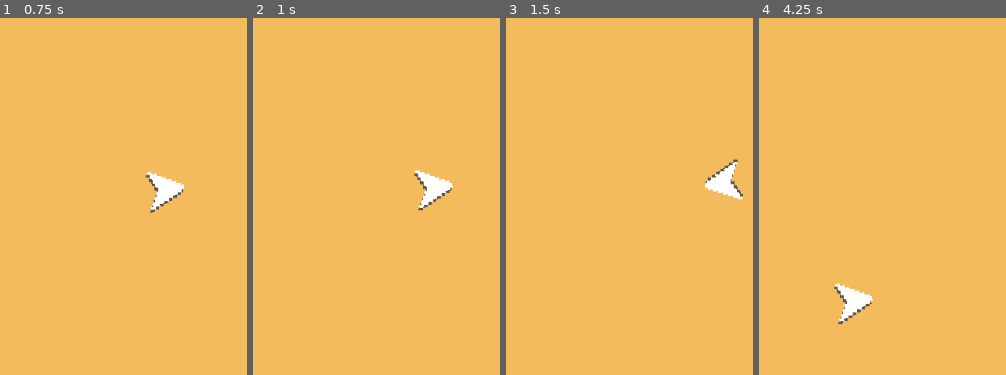
Above: before the commit, frames 1-4 (left to right).
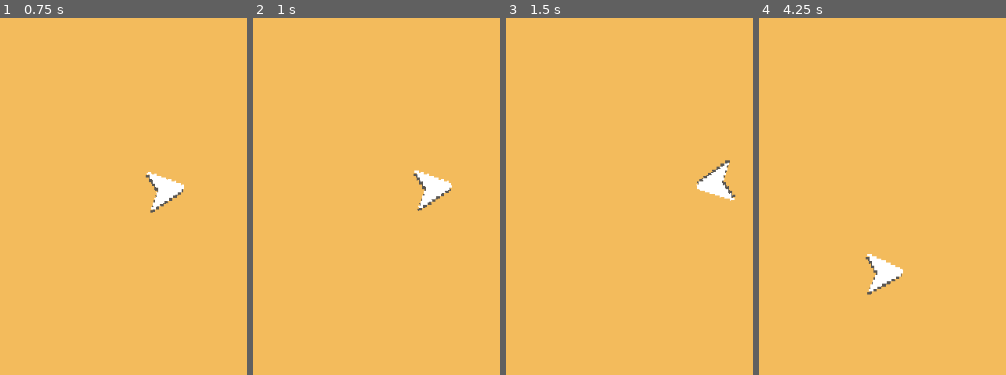
Above: after the commit, the same moments.

Repository: Daniel-Repository/Blast-Advance
Game: Godot game, scene res://Scenes/Main.tscn
Two runs of this game, one before a commit and one after it. Both use one fixed random seed, a clock stepped at 60 frames per second and the inputs below.
Inputs (mouse positions are in pixels of both pictures, inside the frame that each line leads up to):
- Up to frame 1 (0.75 s): tap Enter at 0.5 s; move the mouse to (outside the picture) at 0.52 s; hold Up (ui_up) from 0.53 s (still down)
- Up to frame 2 (1 s): keep holding Up (ui_up); tap Space (ui_select) at 0.77 s
- Up to frame 3 (1.5 s): move the mouse to (530, 214) at 1.27 s; release Up (ui_up) at 1.28 s; hold Down (ui_down) from 1.28 s (still down)
- Up to frame 4 (4.25 s): tap Space (ui_select) at 1.52, 2, 3.02, 3.77 s; move the mouse to (outside the picture) at 2.02 s; release Down (ui_down) at 2.03 s; hold Up (ui_up) 2.03-3.53 s; move the mouse to (902, 282) at 2.77 s; move the mouse to (outside the picture) at 3.52 s; hold Down (ui_down) from 3.53 s (still down)

Frame 1 is identical in both runs. In frame 2, 0.2% of the frame differs, in the area x 64-81%, y 42-55%; in frame 3, 0.9%; in frame 4, 1.8%, in the area x 30-59%, y 66-86%.

Commit message:
Play area walls to keep player in

Diff:
--- a/New Game Project/Scenes/Main.tscn
+++ b/New Game Project/Scenes/Main.tscn
@@ -11,15 +11,20 @@
 [sub_resource type="GradientTexture" id=2]
 gradient = SubResource( 1 )
 
+[sub_resource type="RectangleShape2D" id=3]
+extents = Vector2( 5, 600 )
+
 [node name="Main" type="Node2D"]
 
-[node name="Sprite" type="Sprite" parent="."]
+[node name="BackgroundColour" type="Sprite" parent="."]
 position = Vector2( 597, 348 )
 scale = Vector2( 1.34717, 1089.25 )
 texture = SubResource( 2 )
 
 [node name="Player" type="RigidBody2D" parent="."]
 position = Vector2( 488, 299 )
+collision_mask = 3
+linear_damp = 0.595
 script = ExtResource( 3 )
 
 [node name="CollisionPolygon2D" type="CollisionPolygon2D" parent="Player"]
@@ -37,13 +42,46 @@
 scale = Vector2( 3, 3 )
 texture = ExtResource( 1 )
 
-[node name="CanvasLayer" type="CanvasLayer" parent="."]
-layer = -1
-visible = false
+[node name="Walls" type="Node2D" parent="."]
 
-[node name="BackgroundColour" type="ColorRect" parent="CanvasLayer"]
-show_behind_parent = true
-anchor_right = 1.0
-anchor_bottom = 1.0
-mouse_filter = 2
-color = Color( 0.960784, 0.741176, 0.364706, 1 )
+[node name="Wall1" type="StaticBody2D" parent="Walls"]
+position = Vector2( -10, 292 )
+collision_layer = 2
+__meta__ = {
+"_edit_group_": true
+}
+
+[node name="CollisionShape2D" type="CollisionShape2D" parent="Walls/Wall1"]
+shape = SubResource( 3 )
+
+[node name="Wall2" type="StaticBody2D" parent="Walls"]
+position = Vector2( 507, -12 )
+rotation = 1.5708
+collision_layer = 2
+__meta__ = {
+"_edit_group_": true
+}
+
+[node name="CollisionShape2D" type="CollisionShape2D" parent="Walls/Wall2"]
+shape = SubResource( 3 )
+
+[node name="Wall3" type="StaticBody2D" parent="Walls"]
+position = Vector2( 1038, 304 )
+collision_layer = 2
+__meta__ = {
+"_edit_group_": true
+}
+
+[node name="CollisionShape2D" type="CollisionShape2D" parent="Walls/Wall3"]
+shape = SubResource( 3 )
+
+[node name="Wall4" type="StaticBody2D" parent="Walls"]
+position = Vector2( 504, 613 )
+rotation = 1.5708
+collision_layer = 2
+__meta__ = {
+"_edit_group_": true
+}
+
+[node name="CollisionShape2D" type="CollisionShape2D" parent="Walls/Wall4"]
+shape = SubResource( 3 )
--- a/New Game Project/Scenes/Player.gd
+++ b/New Game Project/Scenes/Player.gd
@@ -8,20 +8,13 @@
 func _ready() -> void:
 	pass # Replace with function body.
 
-func _physics_process(delta: float) -> void:
+func _physics_process(_delta: float) -> void:
 	look_at(get_global_mouse_position())
 	get_input()
 
 func get_input():
 	if Input.is_action_just_pressed("ui_select"):
 		apply_central_impulse(position.direction_to(get_global_mouse_position()) * shoot_power)
-	#if Input.is_action_pressed("ui_up"):
-	#	velocity += transform.x * move_speed
-	#if Input.is_action_pressed("ui_down"):
-	#	velocity -= transform.x * move_speed
-
-
-	#velocity = velocity.normalized() * move_speed
 
 # Called every frame. 'delta' is the elapsed time since the previous frame.
 #func _process(delta: float) -> void:
--- a/New Game Project/project.godot
+++ b/New Game Project/project.godot
@@ -12,6 +12,8 @@
 
 config/name="ShootMovesYou"
 run/main_scene="res://Scenes/Main.tscn"
+boot_splash/show_image=false
+boot_splash/bg_color=Color( 0.141176, 0.141176, 0.141176, 1 )
 config/icon="res://icon.png"
 
 [display]
Not shown: 1 places in New Game Project/Scenes/Main.tscn that only renumber resources
